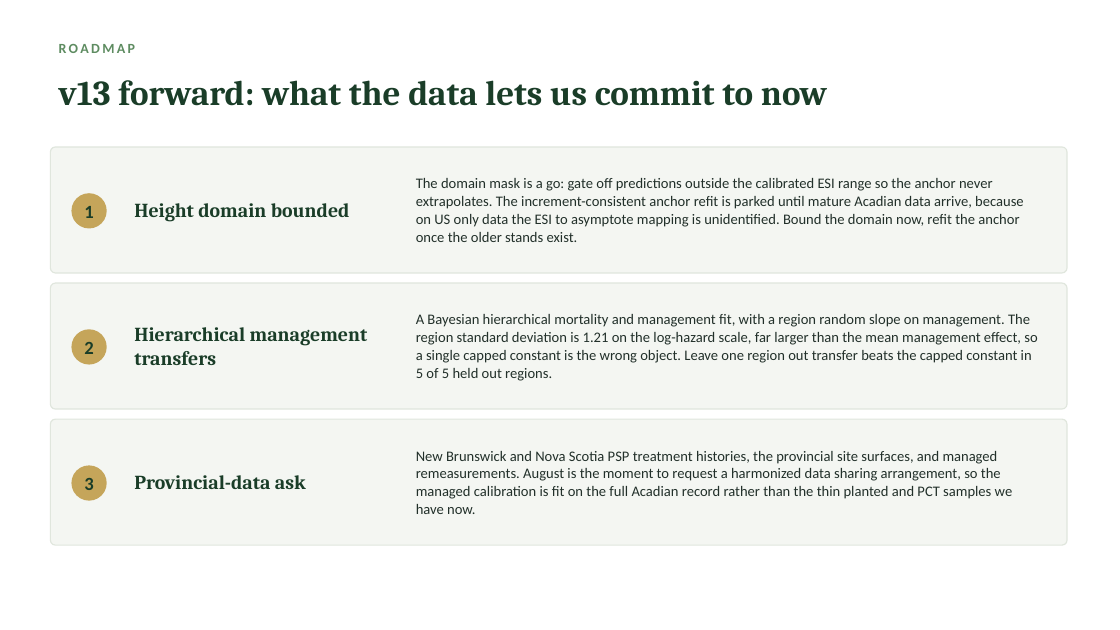
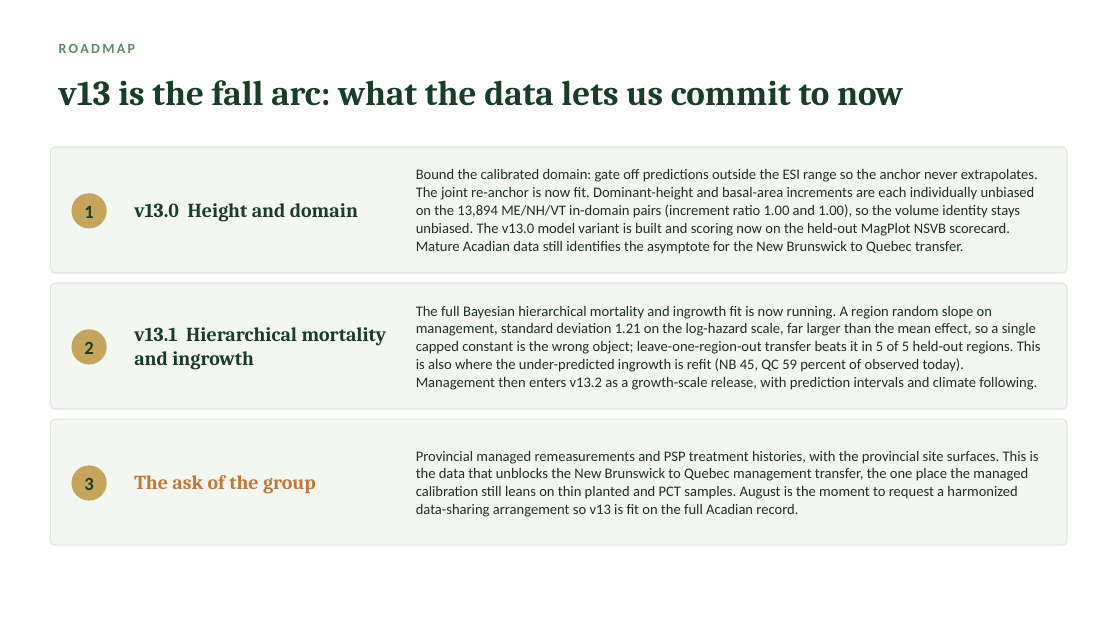
Before and after one commit to holoros/fvs-acd, a slide deck: slide 15 of FVS-ACD_Hennigar_Aug2026.pptx. Drawn at 1120x630 pixels with LibreOffice and Linux fonts; fonts in the diff are those of the drawing. Boxes give left, top, right and bottom in pixels: in the first picture for what was removed or moved away, otherwise in the second. Text is boxed around its words. In the diff, an @@ line names an element or a change of style, - is before the commit and + after.

```diff
--- a/FVS-ACD_Hennigar_Aug2026.pptx
+++ b/FVS-ACD_Hennigar_Aug2026.pptx
@@ text at (x1=59, y1=80, x2=903, y2=106): text changed @@
-v13 forward: what the data lets us commit to now
+v13 is the fall arc: what the data lets us commit to now
@@ text at (x1=416, y1=169, x2=1038, y2=254): text changed @@
-The domain mask is a go: gate off predictions outside the calibrated ESI range so the anchor never extrapolates. The increment-consistent anchor refit is parked until mature Acadian data arrive, because on US only data the ESI to asymptote mapping is unidentified. Bound the domain now, refit the anchor once the older stands exist.
+Bound the calibrated domain: gate off predictions outside the ESI range so the anchor never extrapolates. The joint re-anchor is now fit. Dominant-height and basal-area increments are each individually unbiased on the 13,894 ME/NH/VT in-domain pairs (increment ratio 1.00 and 1.00), so the volume identity stays unbiased. The v13.0 model variant is built and scoring now on the held-out MagPlot NSVB scorecard. Mature Acadian data still identifies the asymptote for the New Brunswick to Quebec transfer.
@@ text at (x1=134, y1=203, x2=358, y2=222): text changed @@
-Height domain bounded
+v13.0 Height and domain
@@ text at (x1=134, y1=327, x2=387, y2=370): text changed @@
-Hierarchical management transfers
+v13.1 Hierarchical mortality and ingrowth
@@ text at (x1=416, y1=306, x2=1041, y2=390): text changed @@
-A Bayesian hierarchical mortality and management fit, with a region random slope on management. The region standard deviation is 1.21 on the log-hazard scale, far larger than the mean management effect, so a single capped constant is the wrong object. Leave one region out transfer beats the capped constant in 5 of 5 held out regions.
+The full Bayesian hierarchical mortality and ingrowth fit is now running. A region random slope on management, standard deviation 1.21 on the log-hazard scale, far larger than the mean effect, so a single capped constant is the wrong object; leave-one-region-out transfer beats it in 5 of 5 held-out regions. This is also where the under-predicted ingrowth is refit (NB 45, QC 59 percent of observed today). Management then enters v13.2 as a growth-scale release, with prediction intervals and climate following.
@@ text at (x1=134, y1=475, x2=316, y2=494): text changed; text colour #1A3D28 to #C5773A @@
-Provincial-data ask
+The ask of the group
@@ text at (x1=416, y1=451, x2=1039, y2=517): text changed @@
-New Brunswick and Nova Scotia PSP treatment histories, the provincial site surfaces, and managed remeasurements. August is the moment to request a harmonized data sharing arrangement, so the managed calibration is fit on the full Acadian record rather than the thin planted and PCT samples we have now.
+Provincial managed remeasurements and PSP treatment histories, with the provincial site surfaces. This is the data that unblocks the New Brunswick to Quebec management transfer, the one place the managed calibration still leans on thin planted and PCT samples. August is the moment to request a harmonized data-sharing arrangement so v13 is fit on the full Acadian record.
```
Also in this commit, not shown: 12 other slides changed, 29 other files.
